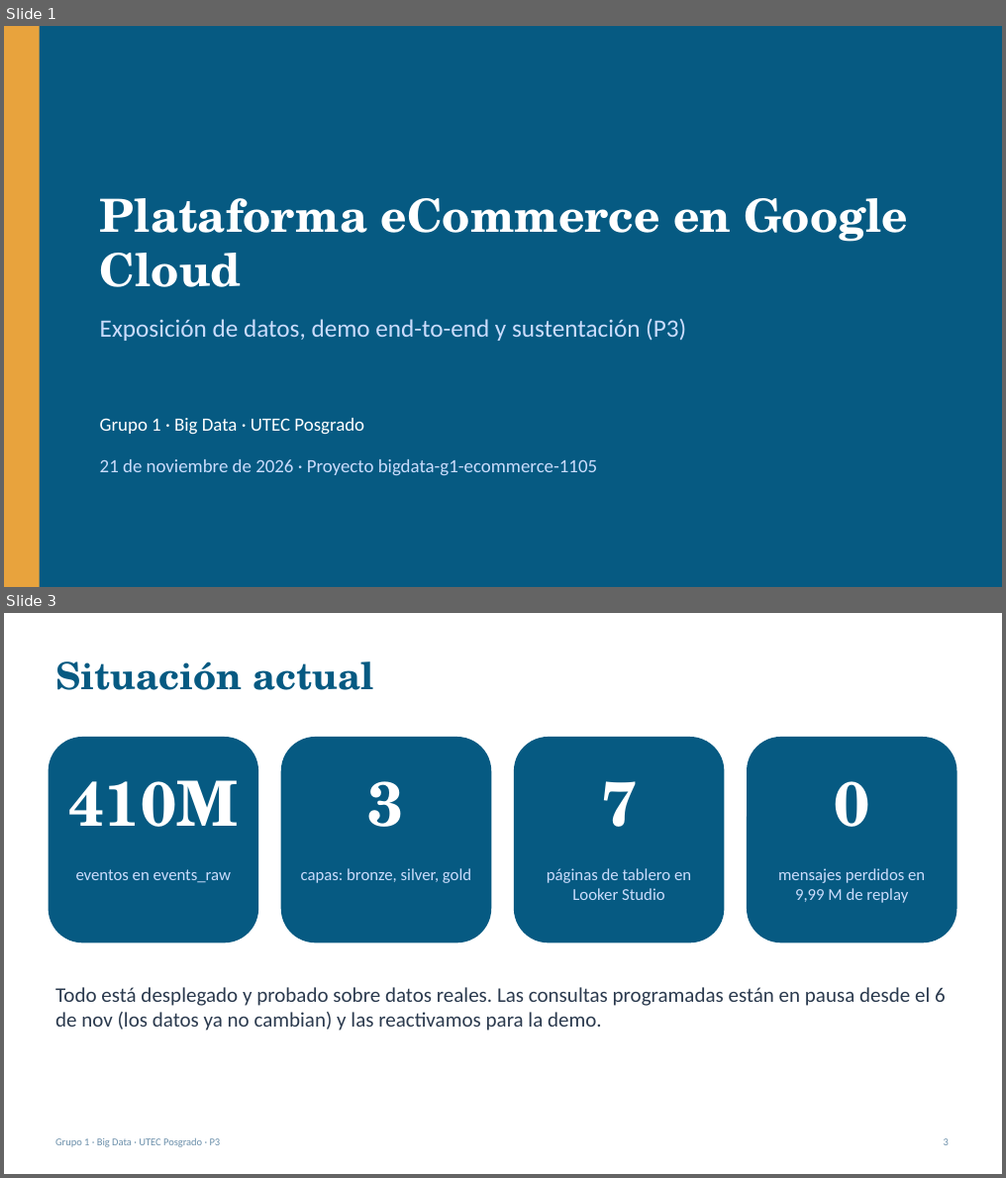
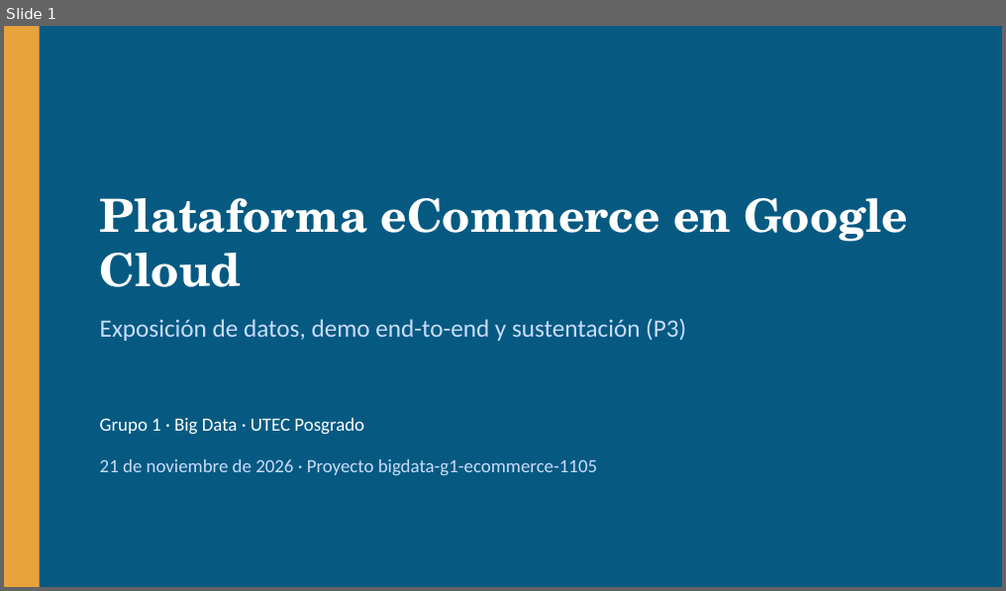
Before and after one commit to RVargasC22/bigdata-g1-ecommerce-gcp, a slide deck: docs/p3/Sustentacion_P3.pptx. Shown one above the other, each under a label of ours: slides 1 and 3 before the commit, slide 1 after it; the slides between them are not shown. The pictures are 1006x1178 and 1006x591 pixels, drawn with LibreOffice and Linux fonts; fonts in the diff are those of the drawing. Boxes give left, top, right and bottom in pixels: in the first picture for what was removed or moved away, otherwise in the second. Text is boxed around its words. In the diff, an @@ line names an element or a change of style, - is before the commit and + after.

```diff
--- a/docs/p3/Sustentacion_P3.pptx
+++ b/docs/p3/Sustentacion_P3.pptx
@@ slide 3 removed at <box>4,613,1002,1174</box>, background #FFFFFF @@
@@ text removed at <box>55,662,374,690</box> @@
-Situación actual
@@ rounded rectangle removed at <box>49,737,258,943</box> @@
@@ rounded rectangle removed at <box>281,737,491,943</box> @@
@@ rounded rectangle removed at <box>514,737,724,943</box> @@
@@ rounded rectangle removed at <box>746,737,957,943</box> @@
@@ text removed at <box>69,780,238,827</box> @@
-410M
@@ text removed at <box>368,781,404,827</box> @@
-3
@@ text removed at <box>601,781,637,827</box> @@
-7
@@ text removed at <box>834,781,869,827</box> @@
-0
@@ text removed at <box>76,869,231,883</box> @@
-eventos en events_raw
@@ text removed at <box>301,868,471,883</box> @@
-capas: bronze, silver, gold
@@ text removed at <box>547,868,691,900</box> @@
-páginas de tablero en Looker Studio
@@ text removed at <box>778,868,925,903</box> @@
-mensajes perdidos en 9,99 M de replay
@@ text removed at <box>55,987,945,1031</box> @@
-Todo está desplegado y probado sobre datos reales. Las consultas programadas están en pausa desde el 6 de nov (los datos ya no cambian) y las reactivamos para la demo.
@@ text removed at <box>55,1139,221,1148</box> @@
-Grupo 1 · Big Data · UTEC Posgrado · P3
@@ text removed at <box>944,1139,948,1146</box> @@
-3
```
Also in this commit, not shown: 8 slides changed, 6 slides added, 2 other slides removed, 1 other file.
